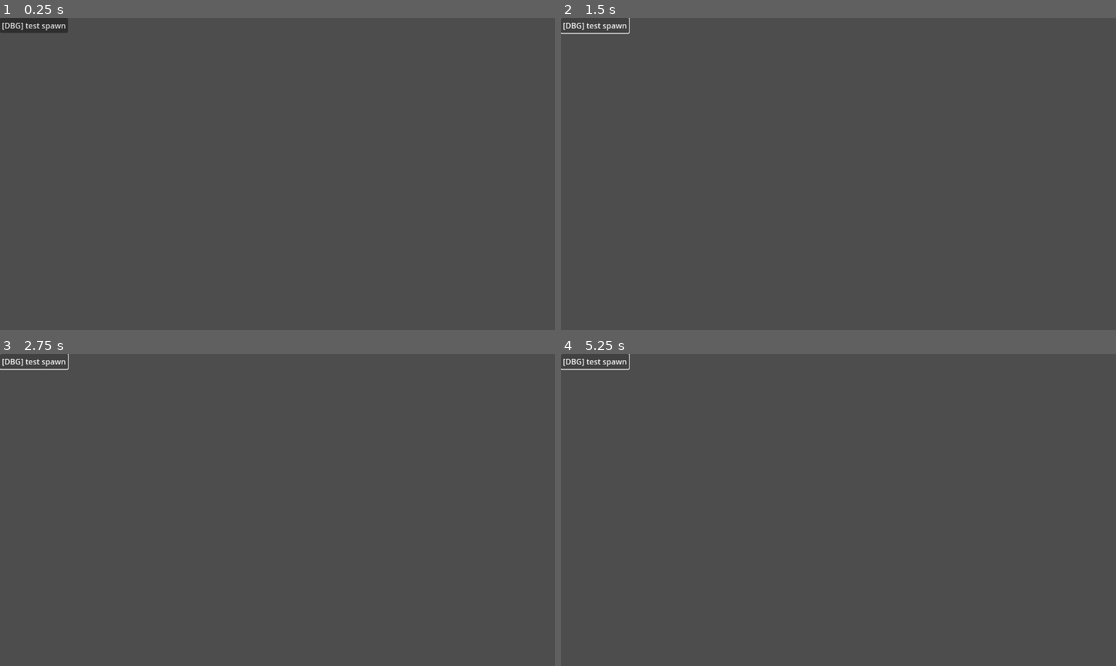
Above: before the commit, frames 1-4 (two rows, left to right).
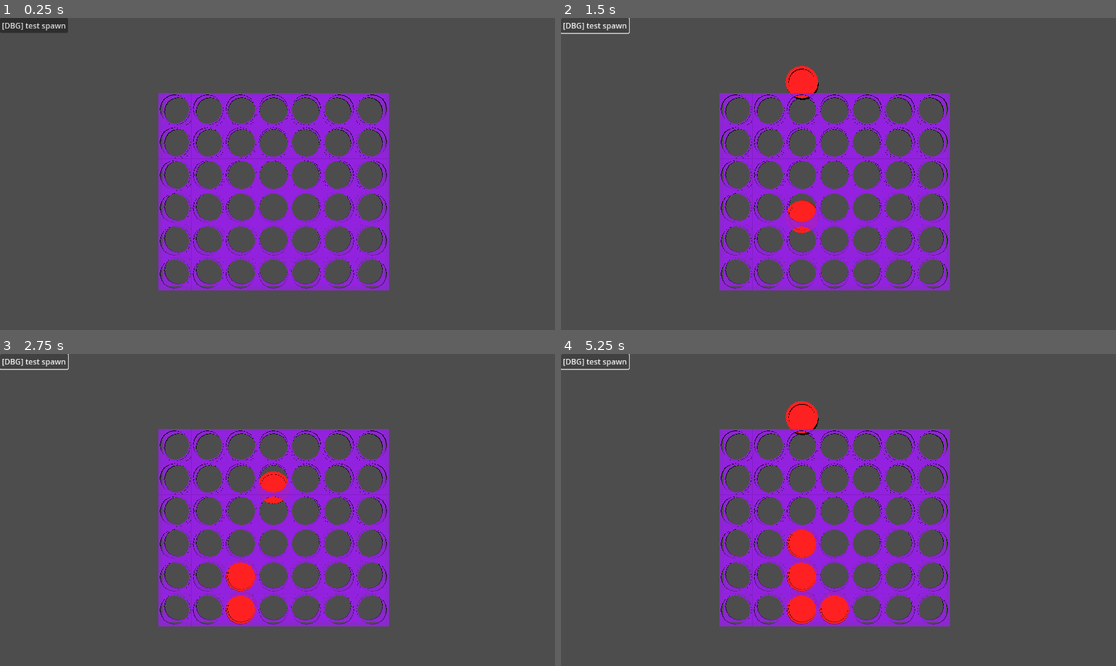
Above: after the commit, the same moments.

Repository: neuneutrinos/connect_4
Game: Godot game, scene res://scene/level/game.tscn
Same seed, same stepped clock (60 frames per second), same inputs: the game is played once before the commit and once after it.
Inputs:
- Up to frame 1 (0.25 s): no input
- Up to frame 2 (1.5 s): click "[DBG] test spawn" at 0.5 s; click "[DBG] test spawn" at 1.25 s
- Up to frame 3 (2.75 s): click "[DBG] test spawn" at 2 s
- Up to frame 4 (5.25 s): tap Enter at 3.5 s; tap Space at 5 s

The runs differ from the first frame. In frame 1, 13% of the frame differs, in the area x 28-71%, y 24-88%; in frame 2, 14%; in frame 3, 14%; in frame 4, 15%, in the area x 28-71%, y 14-88%.
Error before the commit: Parse Error: Class "Board" hides a global script class. (res://script/Board.gd:3)

Commit message:
change project structure + minor change

Diff:
--- a/scene/level/game.tscn
+++ b/scene/level/game.tscn
@@ -1,16 +1,16 @@
-[gd_scene load_steps=2 format=3 uid="uid://uhf81m8alb7l"]
+[gd_scene load_steps=2 format=3 uid="uid://gbw1rmlf43d8"]
 
-[ext_resource type="PackedScene" uid="uid://blgy5ua8insjy" path="res://scene/part/board.tscn" id="1_w0fbe"]
+[ext_resource type="Script" path="res://script/game/Board.gd" id="1_h0ind"]
 
 [node name="game" type="Node3D"]
 
-[node name="board" parent="." instance=ExtResource("1_w0fbe")]
-
 [node name="DirectionalLight3D" type="DirectionalLight3D" parent="."]
-transform = Transform3D(-0.0156197, 0.53329, -0.845788, 0.00984694, 0.845933, 0.533199, 0.99983, 0, -0.0184645, 0, 0, 0)
+transform = Transform3D(-0.0178869, 0.248166, -0.968552, 0.00458228, 0.968718, 0.248124, 0.99983, -2.3287e-08, -0.0184645, -4.84188, 2.08649, -6.7443)
+light_energy = 1.49
+light_bake_mode = 1
 
 [node name="Camera3D" type="Camera3D" parent="."]
-transform = Transform3D(-4.10231e-08, 0.345282, -0.938499, 1.50927e-08, 0.938499, 0.345282, 1, 0, -4.37114e-08, -11.8765, 4.74071, 3.94005)
+transform = Transform3D(-4.37114e-08, 0, -1, 0, 1, 0, 1, 0, -4.37114e-08, -6.298, 3.034, 3.122)
 
 [node name="DBG" type="Control" parent="."]
 layout_mode = 3
@@ -24,4 +24,9 @@
 offset_bottom = 8.0
 text = "[DBG] test spawn"
 
-[connection signal="pressed" from="DBG/test_spawn" to="board" method="_on_test_spawn_pressed"]
+[node name="Board" type="Node3D" parent="."]
+script = ExtResource("1_h0ind")
+nb_column = 7
+nb_line = 6
+
+[connection signal="pressed" from="DBG/test_spawn" to="Board" method="_on_test_spawn_pressed"]
--- a/scene/part/board.tscn
+++ b/scene/part/board.tscn
@@ -1,8 +1,8 @@
-[gd_scene load_steps=2 format=3 uid="uid://blgy5ua8insjy"]
+[gd_scene load_steps=2 format=3 uid="uid://bqk405cf2d2qj"]
 
-[ext_resource type="Script" path="res://script/Board.gd" id="1_4hh4s"]
+[ext_resource type="Script" path="res://script/game/Board.gd" id="1_k5skm"]
 
 [node name="board" type="Node3D"]
-script = ExtResource("1_4hh4s")
+script = ExtResource("1_k5skm")
 nb_column = 7
 nb_line = 6
--- a/script/board.gd
+++ b/script/game/Board.gd
@@ -50,7 +50,7 @@
 	var m1:ShaderMaterial = token_material
 	var m2:ShaderMaterial = m1.duplicate()
 	var player_color_index_m1:float =m1.get_shader_parameter(SHADER_PARAM_NAME)
-	#1=>2 , 2=>1
+	#1^3 == 2 , 2^3 == 1
 	var player_color_index_m2:float =(int)(player_color_index_m1)^3
 	m2.set_shader_parameter(SHADER_PARAM_NAME,player_color_index_m2)
 	print("materials value",[m1.get_shader_parameter(SHADER_PARAM_NAME),m2.get_shader_parameter(SHADER_PARAM_NAME)])
@@ -58,7 +58,6 @@
 
 
 func rebuild()->void:
-	print("rebuilding ",[nb_column,nb_line])
 	init_board_value()
 	for c in get_children():remove_child(c)#clear all children
 	for i in range(nb_column):
@@ -85,7 +84,6 @@
 	add_child(token)
 	board_value[col_index][h_index]=TOKEN_VALUE.PLAYER1+player_index
 	return true
-	pass
 
 #internal "event"
 func on_export_change():
@@ -98,6 +96,6 @@
 func _on_test_spawn_pressed():
 	var col=randi()%nb_column
 	var player=1+randi()%2
-	print("[DBG]test spawn",{"column":col,"player":player})
-	spawn_token(col,player-1)
+	var ret=spawn_token(col,player-1)
+	print("[DBG]test spawn",{"column":col,"player":player,"return":ret})
 pass # Replace with function body.
Renamed: script/Token.gd -> script/game/Token.gd
